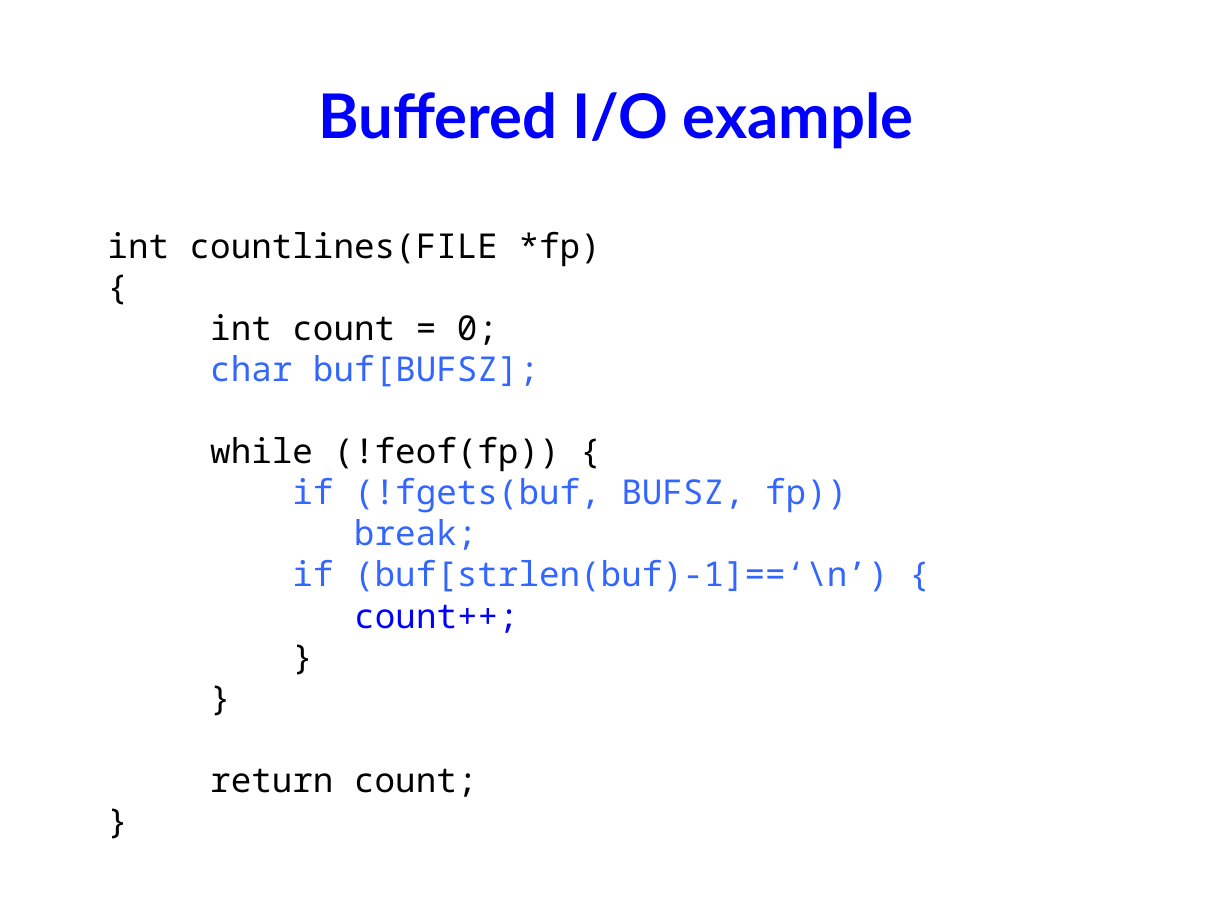
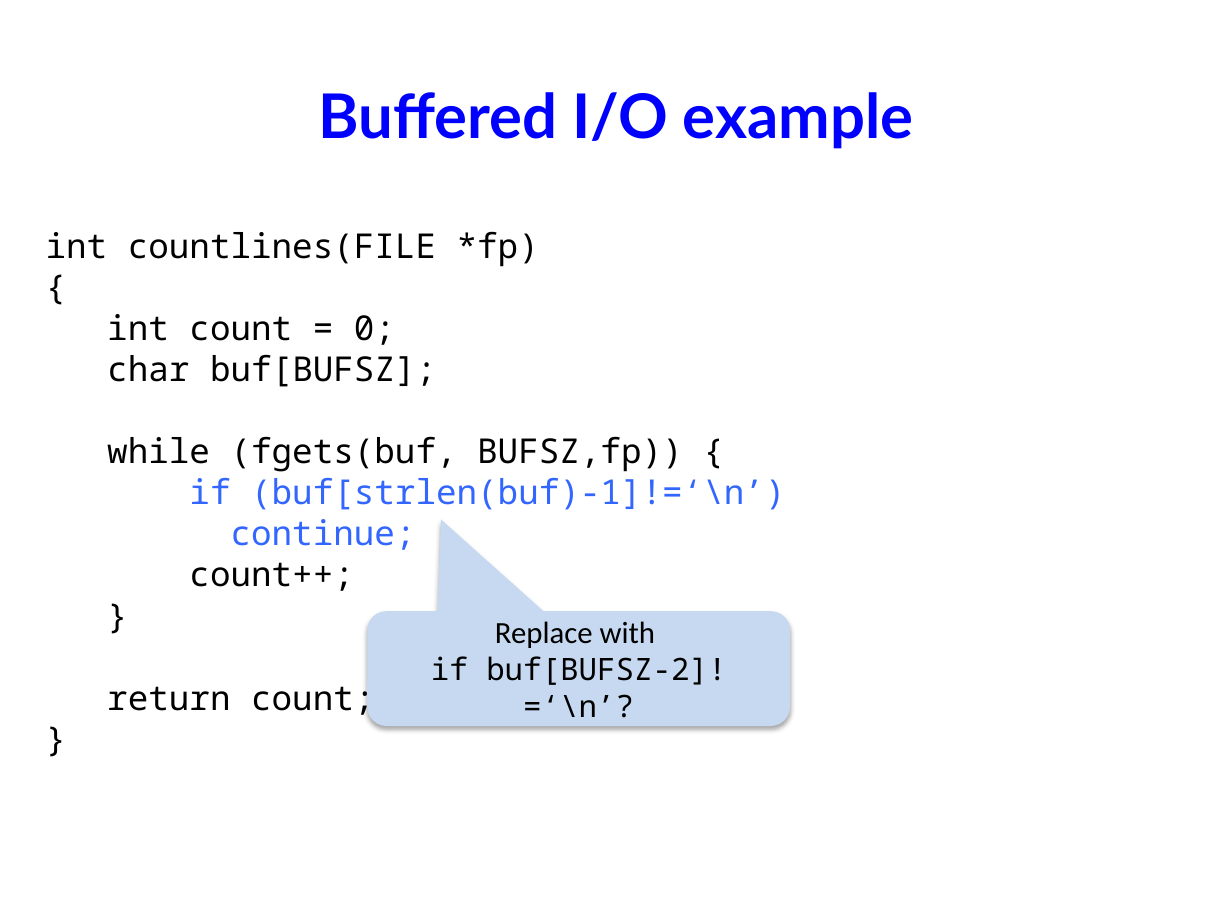
Before and after one commit to NYU-CSO/nyu-cso.github.io, a slide deck: slide 23 of notes/07-largec-io.pptx (slide 30 before the commit). Drawn at 1232x924 pixels with LibreOffice and Linux fonts; fonts in the diff are those of the drawing. Boxes give left, top, right and bottom in pixels: in the first picture for what was removed or moved away, otherwise in the second. Text is boxed around its words. In the diff, an @@ line names an element or a change of style, - is before the commit and + after.

```diff
--- a/notes/07-largec-io.pptx
+++ b/notes/07-largec-io.pptx
@@ text at [46,231,785,720]: paragraph removed @@
-}
@@ text "int countlines(FILE *fp)": place and size @@
-text "int countlines(FILE *fp)" at [107,231,888,797]
+text "int countlines(FILE *fp)" at [46,231,785,720]
@@ text at [107,354,436,591]: text colour #3366FF to #000000 in "char buf[BUFSZ];"; text colour #0000FF to #000000 in "count++;" @@
@@ text at [107,436,785,550]: text changed @@
-while (!feof(fp)) {
-if (!fgets(buf, BUFSZ, fp))
-break;
-if (buf[strlen(buf)-1]==‘\n’) {
+while (fgets(buf, BUFSZ,fp)) {
+if (buf[strlen(buf)-1]!=‘\n’)
+continue;
@@ rounded speech box added at [367,611,790,726], fill #C6D9F1, 18 pt, text #000000 @@
+Replace with
+if buf[BUFSZ-2]!=‘\n’?
```
Also in this commit, not shown: 11 other slides changed, 3 slides added, 9 slides removed, 6 other files.
